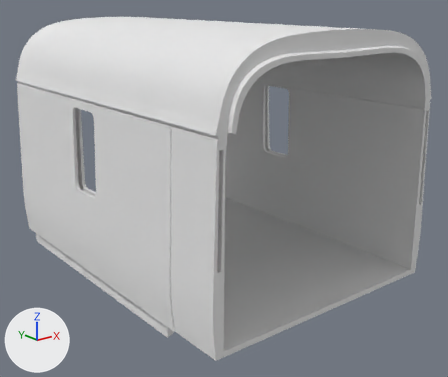
The Blender file body_motor_open_second_brake_section_5.blend: old version first, new version second.
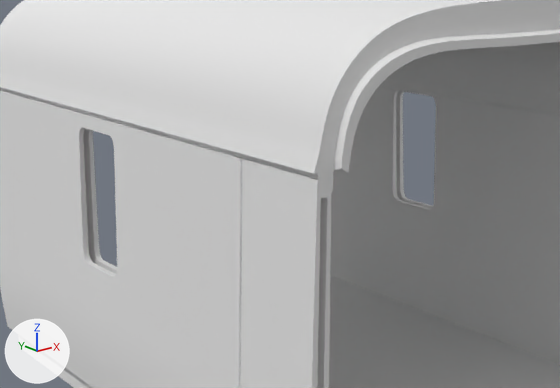
Each version is shown whole from a 50 mm lens placed at (0.41, -3.47, 4.22), pointed at (4.64, 1.82, 2.1), then close up on the part from 6% to 81% of the width and 8% to 70% of the height. Every picture has the same lights, and +X, +Y and +Z are marked at lower left.

Names of what the first close-up shows: 'Body Template.001'.
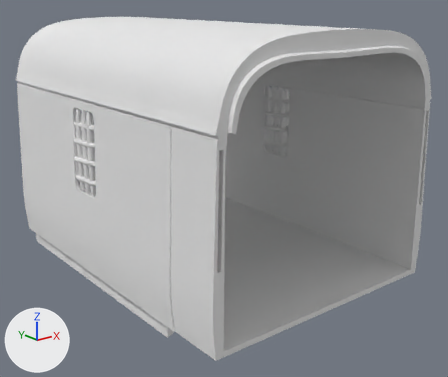
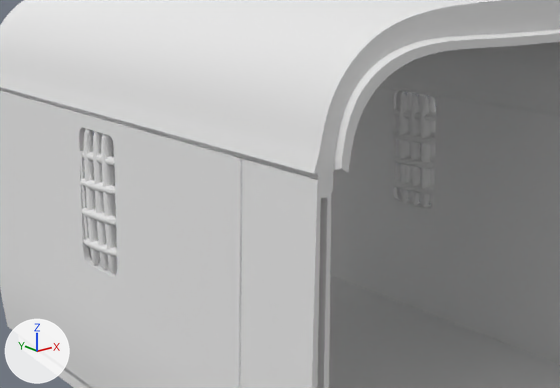
Boxes (x1, y1, x2, y2) around the edits, measured in the close-ups (560 x 388 px):
part 1 of me_cube_000, added: after (79, 129, 117, 274)
part 2 of me_cube_000, added: after (393, 92, 436, 208)

What changed in the scene script:
```text
Add mat_material_111:
    mat_material_111 = diffuse_material('Material.111')
    mat_material_111.base_color = (0.8, 0.8, 0.8)  # white #e7e7e7
Add mat_material_081:
    mat_material_081 = diffuse_material('Material.081')
    mat_material_081.base_color = (0.8, 0.8, 0.8)  # white #e7e7e7
Add mat_material_014:
    mat_material_014 = diffuse_material('Material.014')
    mat_material_014.base_color = (0.8, 0.8, 0.8)  # white #e7e7e7
Change me_cube_000:
    used by ob_body_template_001; location = (4.581, -1.906, 3.635); rotation_euler = (-0.0000468, 0.000256, -0.00711), in degrees (0, 0, -0.4); scale = (1.0, 1.0, 0.92)
    remove me_cube_000.from_pydata(...)  # 1261 vertices, 1787 faces; spans x -1.49..1.39, y 1.95..5.93, z -2.77..0.33
    add me_cube_000.from_pydata(...)  # 3125 vertices, 4487 faces; spans x -1.49..1.39, y 1.95..5.93, z -2.77..0.33
    me_cube_000 part 1: 932 vertices added at x -1.48..-1.29, y 3.94..4.42, z -1.56..-0.57
    me_cube_000 part 2: 932 vertices added at x 1.19..1.37, y 3.94..4.42, z -1.57..-0.57
    add me_cube_000.materials.append(mat_material_111)  # white #e7e7e7
    add me_cube_000.materials.append(mat_material_081)  # white #e7e7e7
    add me_cube_000.materials.append(mat_material_014)  # white #e7e7e7
```
